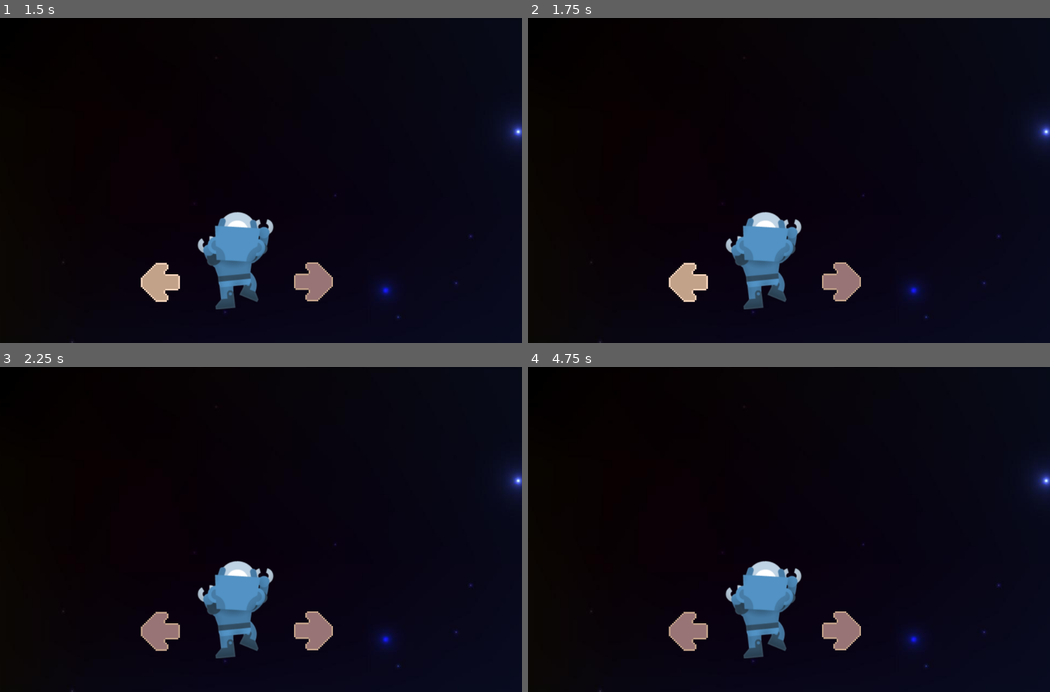
Above: before the commit, frames 1-4 (two rows, left to right).
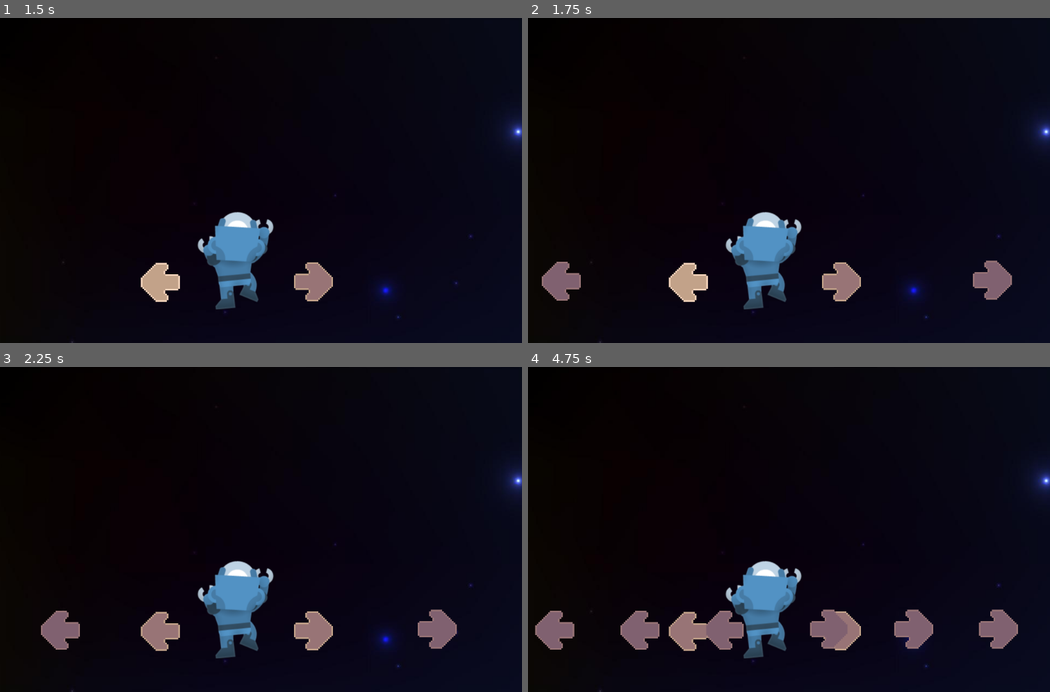
Above: after the commit, the same moments.

Repository: TrejoJulian/unq-ipv-boss-continuum
Game: Godot game, scene res://Game.tscn
Two runs of this game, one before a commit and one after it. Both use one fixed random seed, a clock stepped at 60 frames per second and the inputs below.
Inputs:
- Up to frame 1 (1.5 s): tap Enter at 0.5 s; tap Space at 1.25 s; hold A (left_arrow_pressed) from 1.28 s (still down)
- Up to frame 2 (1.75 s): keep holding A (left_arrow_pressed)
- Up to frame 3 (2.25 s): release A (left_arrow_pressed) at 2.03 s
- Up to frame 4 (4.75 s): hold A (left_arrow_pressed) from 3.53 s (still down)

Frame 1 is identical in both runs. In frame 2, 1.2% of the frame differs, in the area x 2-93%, y 74-87%; in frame 3, 1.2%; in frame 4, 3.3%, in the area x 1-94%, y 74-87%.
Error before the commit: Attempt to call function 'start' in base 'null instance' on a null instance. (res://Game.gd:12)

Commit message:
Game.gd: Fix en nombre del timer

Diff:
--- a/Game.gd
+++ b/Game.gd
@@ -9,7 +9,7 @@
 # Called when the node enters the scene tree for the first time.
 func _ready():
 	randomize()
-	$RightNoteTimer.start()
+	$NoteTimer.start()
 
 
 func _physics_process(delta):
